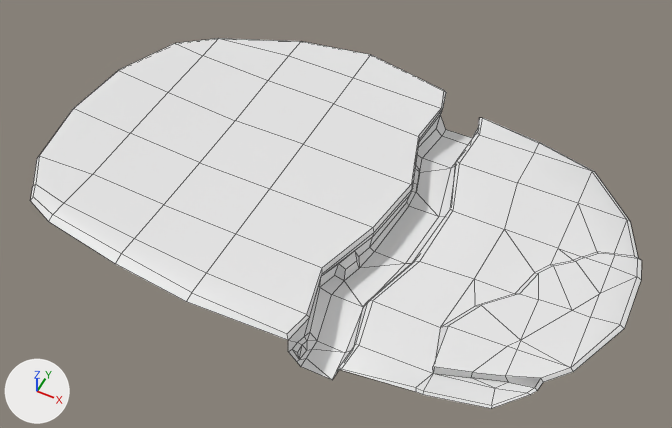
Before and after pictures for a commit that changed the FBX model Minigolf/Assets/Art/modellen/Nathan/IslandMagicalForest.fbx.
Both versions are drawn from a 50 mm lens placed at (16.6, -42.1, 51.6), pointed at (-3.6, -1.7, 1.1). The axes (+X, +Y, +Z) are drawn at lower left. The lights are the same throughout. Mesh edges are drawn as thin lines. Where no turn or scale is listed for an object, it has been applied to the vertices.

Script lines for the objects in view, before the commit:
```python
me_sphere_003 = bpy.data.meshes.new('Sphere.003')
me_sphere_003.from_pydata(...)  # 205 vertices, 200 faces; spans x -26.0..17.8, y -13.8..14.8, z -1.6..3.3
ob_island1 = bpy.data.objects.new('island1', me_sphere_003)
ob_island1.location = (0.0, 0.0, 0.0)
```
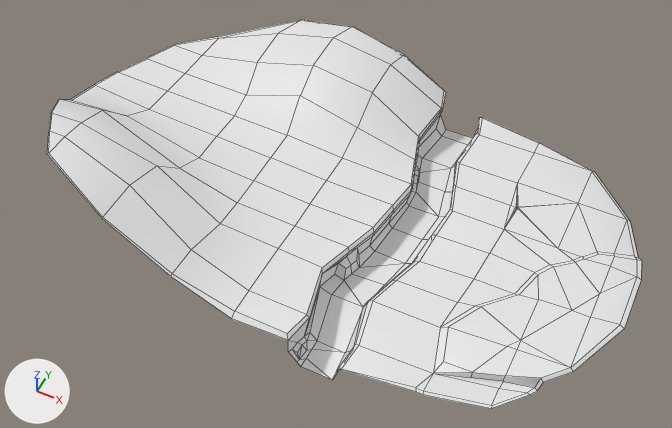
Location of each change, [x1, y1, x2, y2] in pixels of the pictures (672 x 428 px):
'island1', reshaped: before [31, 38, 642, 409]; after [47, 19, 642, 409]
part 1 of me_sphere_003, built on: before [31, 38, 577, 405]; after [47, 19, 577, 405]

Patch to the scene script:
```diff
--- a/Minigolf/Assets/Art/modellen/Nathan/IslandMagicalForest.fbx.py
+++ b/Minigolf/Assets/Art/modellen/Nathan/IslandMagicalForest.fbx.py
@@ me_sphere_003 @@
 # used by ob_island1; location = (0.0, 0.0, 0.0)
-me_sphere_003.from_pydata(...)  # 205 vertices, 200 faces; spans x -26.0..17.8, y -13.8..14.8, z -1.6..3.3
+me_sphere_003.from_pydata(...)  # 297 vertices, 287 faces; spans x -26.0..17.8, y -13.6..14.2, z -1.6..7.9
+# me_sphere_003 part 1
+# 19 vertices are removed from x -26.0..11.8, y -11.3..14.8, z -0.3..3.3
+# 77 faces are deleted
+# 10 vertices in x 7.4..17.1, y -7.3..3.9, z 1.2 move by (0.0, 0.0, -0.1)
+# 33 vertices move from x -25.8..12.4, y -13.8..14.7, z -0.3..3.3 to x -20.8..12.0, y -13.6..13.9, z -0.3..7.9
+# 111 vertices are added at x -26.0..12.0, y -10.9..14.2, z -0.3..7.9
+# 164 new faces join them
```
